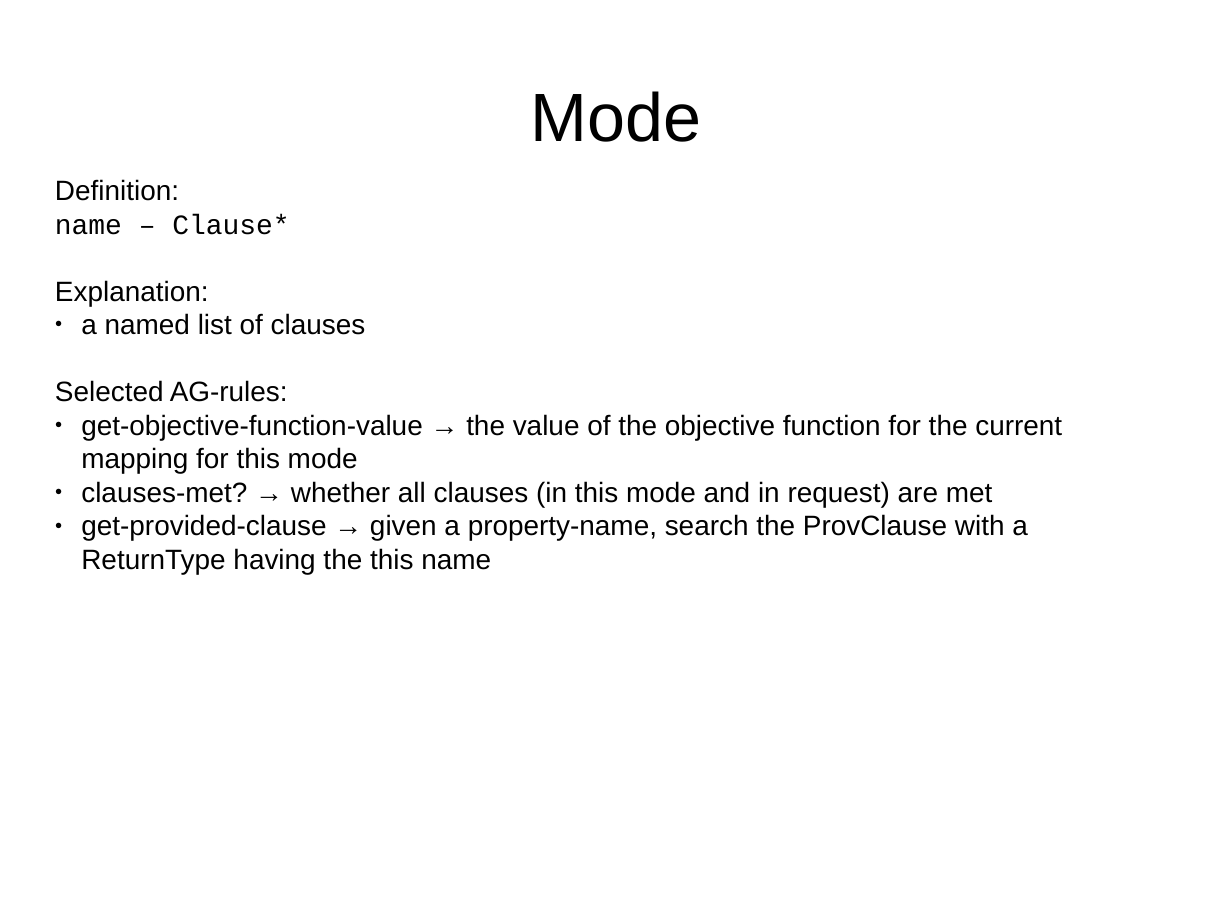
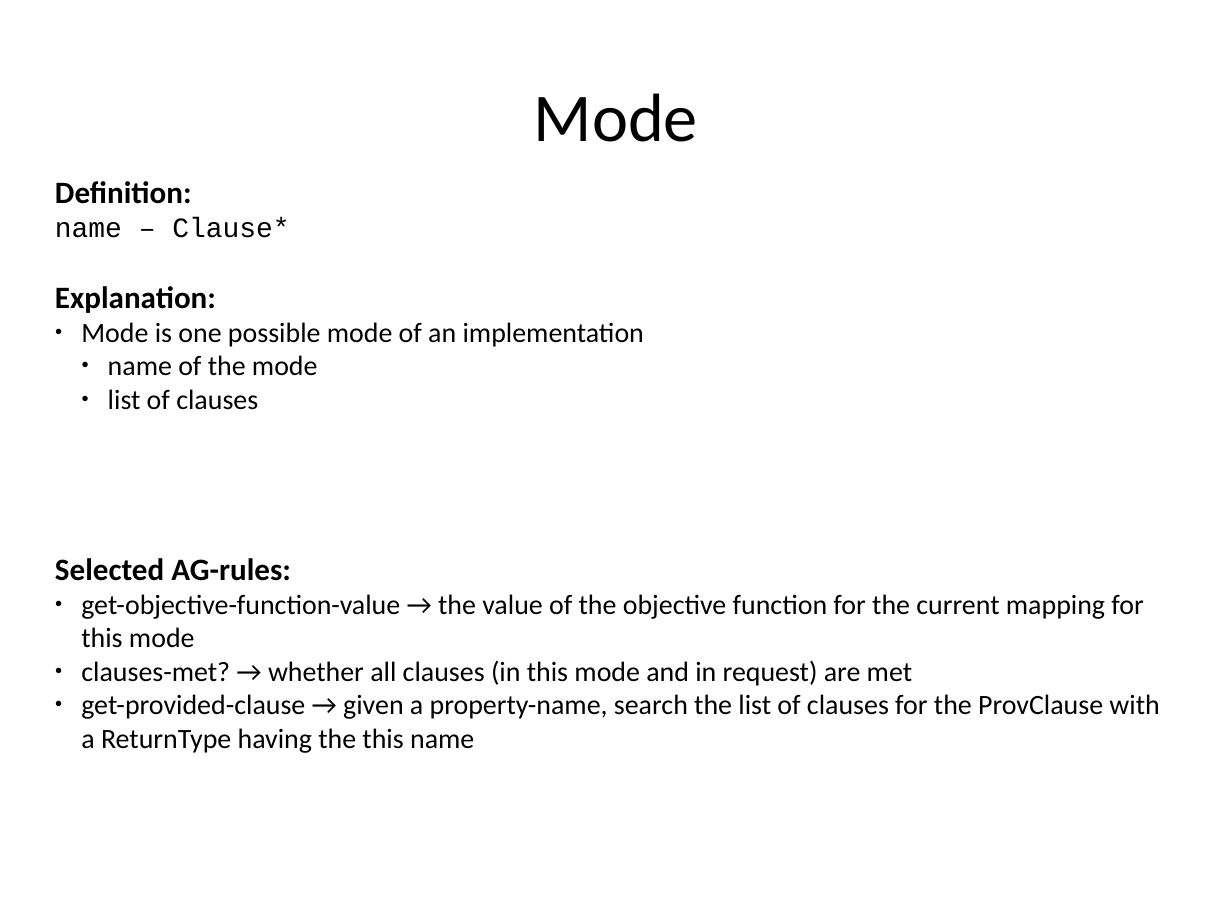
Before and after one commit to rene-schoene/racr-mquat, a slide deck: slide 18 of doc/the-model.odp. Drawn at 1232x924 pixels with LibreOffice and Linux fonts; fonts in the diff are those of the drawing. Boxes give left, top, right and bottom in pixels: in the first picture for what was removed or moved away, otherwise in the second. Text is boxed around its words. In the diff, an @@ line names an element or a change of style, - is before the commit and + after.

Commit message:
Finished detailed docu for AST rules. Switched to Calibri font.

```diff
--- a/doc/the-model.odp
+++ b/doc/the-model.odp
@@ title "Mode" at bbox=[534, 93, 698, 142]: font Arial to Calibri @@
@@ text at bbox=[55, 181, 1143, 686]: size 18 to 20 pt, bold on in "Definition:", "Explanation:", "Selected AG-rules:"; font Arial to Calibri in "Definition:", "Explanation:", "Selected AG-rules:", "get-objective-function-value → the value of the objective ..." and 1 more places @@
@@ text at bbox=[81, 322, 644, 410]: text changed; font Arial to Calibri @@
-● a named list of clauses
+● Mode is one possible mode of an implementation
+  ● name of the mode
+  ● list of clauses
@@ text at bbox=[81, 694, 1159, 753]: text changed; font Arial to Calibri @@
-● get-provided-clause → given a property-name, search the ProvClause with a ReturnType having the this name
+● get-provided-clause → given a property-name, search the list of clauses for the ProvClause with a ReturnType having the this name
```
Also in this commit, not shown: 23 other slides changed, 3 slides added, 3 slides removed, 1 other file.
